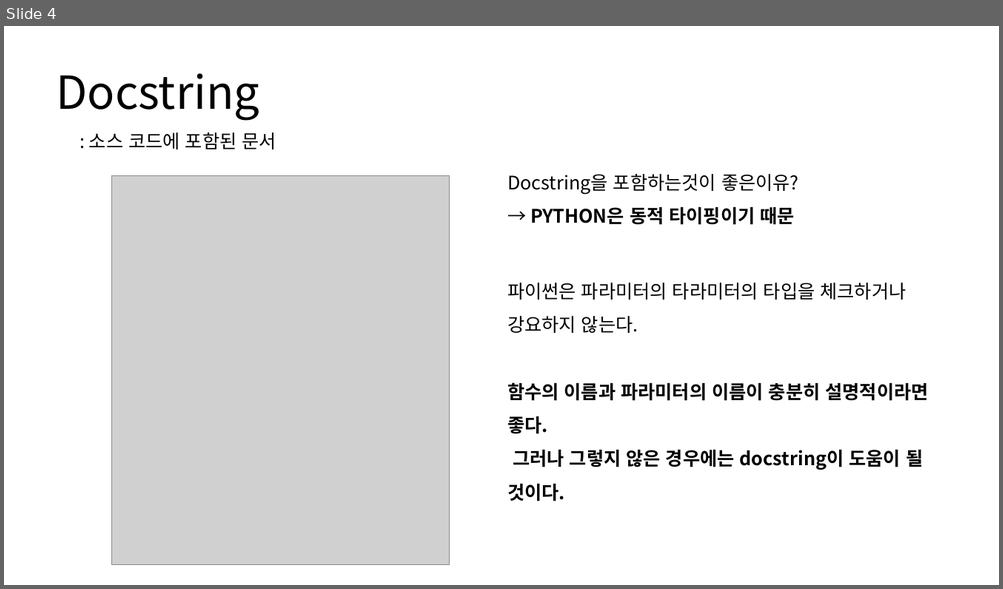
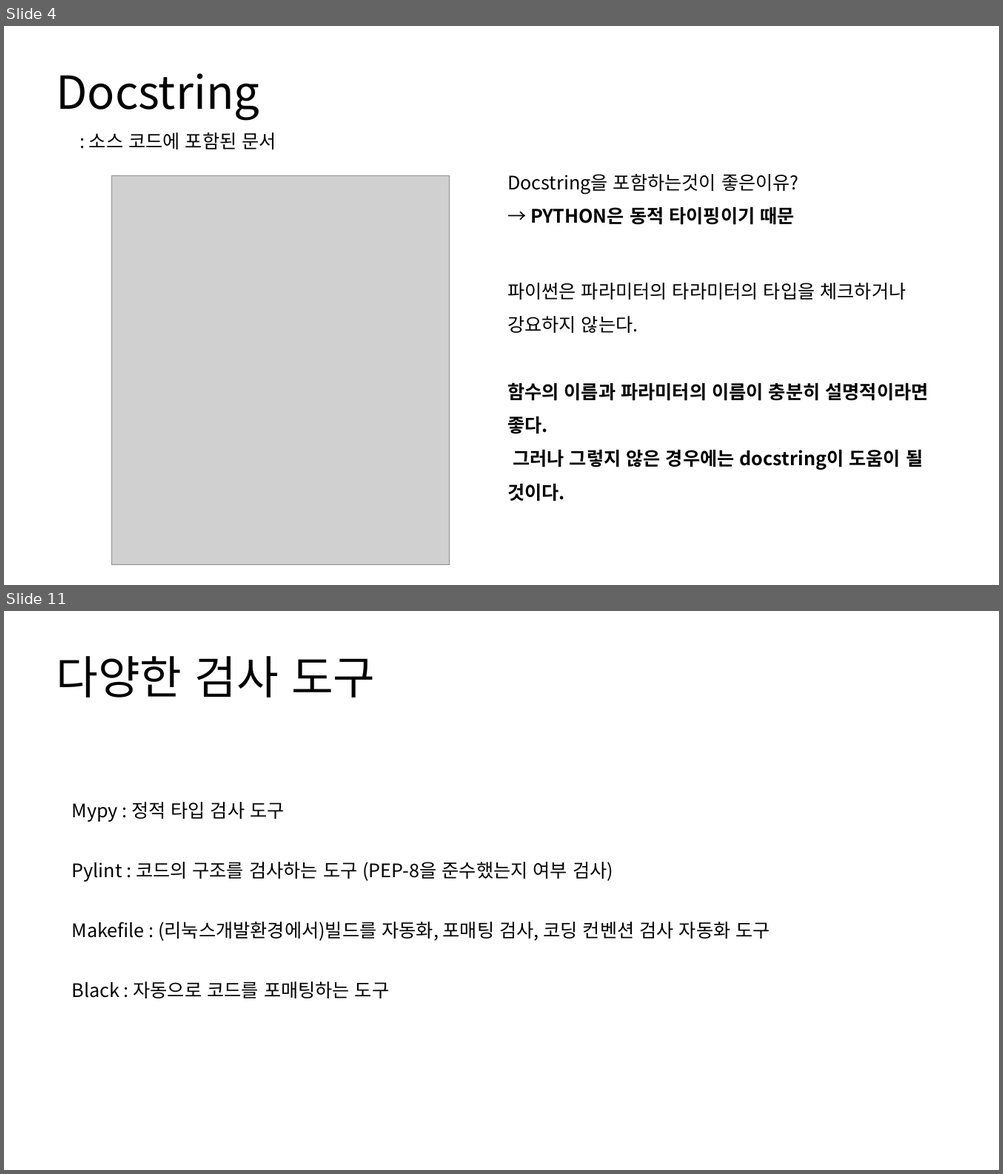
Before and after one commit to JONGSKY/Read-and-Write, a slide deck: chapter_1_소개, 코드 포매팅과 도구/1장_소개자료.pptx. Shown one above the other, each under a label of ours: slide 4 before the commit, slides 4 and 11 after it; the slides between them are not shown. The pictures are 1003x589 and 1003x1174 pixels, drawn with LibreOffice and Linux fonts; fonts in the diff are those of the drawing; grey boxes stand for pictures. Boxes give left, top, right and bottom in pixels: in the first picture for what was removed or moved away, otherwise in the second. Text is boxed around its words. In the diff, an @@ line names an element or a change of style, - is before the commit and + after.

```diff
--- a/chapter_1_소개, 코드 포매팅과 도구/1장_소개자료.pptx
+++ b/chapter_1_소개, 코드 포매팅과 도구/1장_소개자료.pptx
@@ slide 11 added at (4,611,999,1170), background #FFFFFF @@
@@ text added at (56,656,375,698), 44 pt, text #000000 @@
+다양한 검사 도구
@@ text added at (72,802,284,822), 18 pt, text #000000 @@
+Mypy : 정적 타입 검사 도구
@@ text added at (72,862,613,882), 18 pt, text #000000 @@
+Pylint : 코드의 구조를 검사하는 도구 (PEP-8을 준수했는지 여부 검사)
@@ text added at (72,922,769,941), 18 pt, text #000000 @@
+Makefile : (리눅스개발환경에서)빌드를 자동화, 포매팅 검사, 코딩 컨벤션 검사 자동화 도구
@@ text added at (72,982,389,999), 18 pt, text #000000 @@
+Black : 자동으로 코드를 포매팅하는 도구
```
Also in this commit, not shown: 5 slides changed, 1 other slide added, 1 slide removed, 2 other files.
